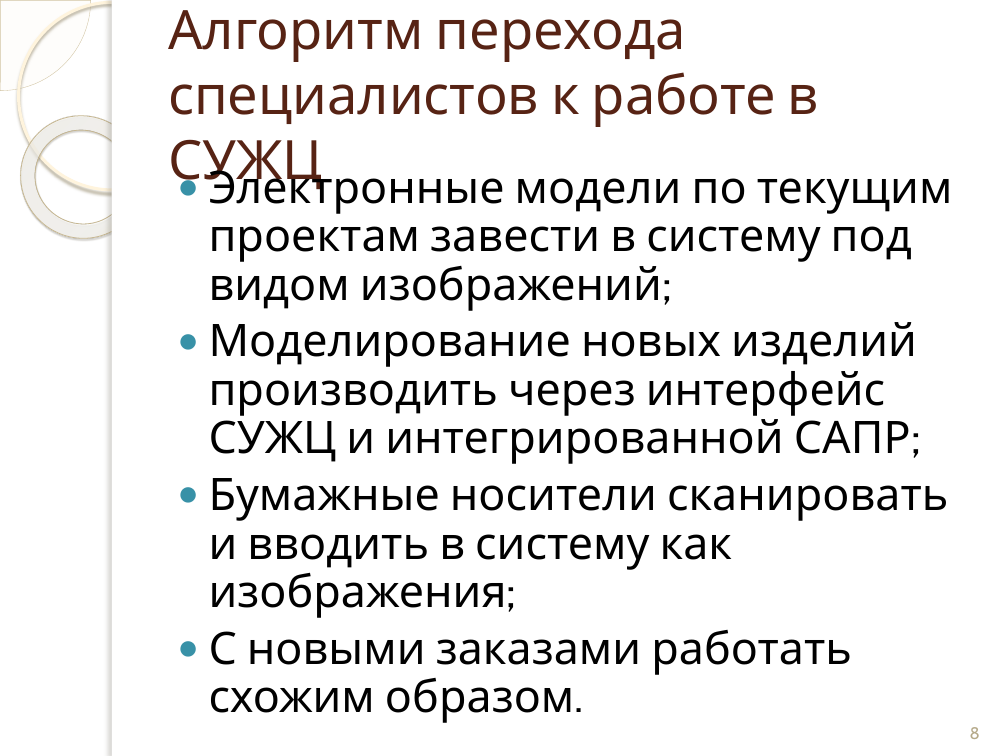
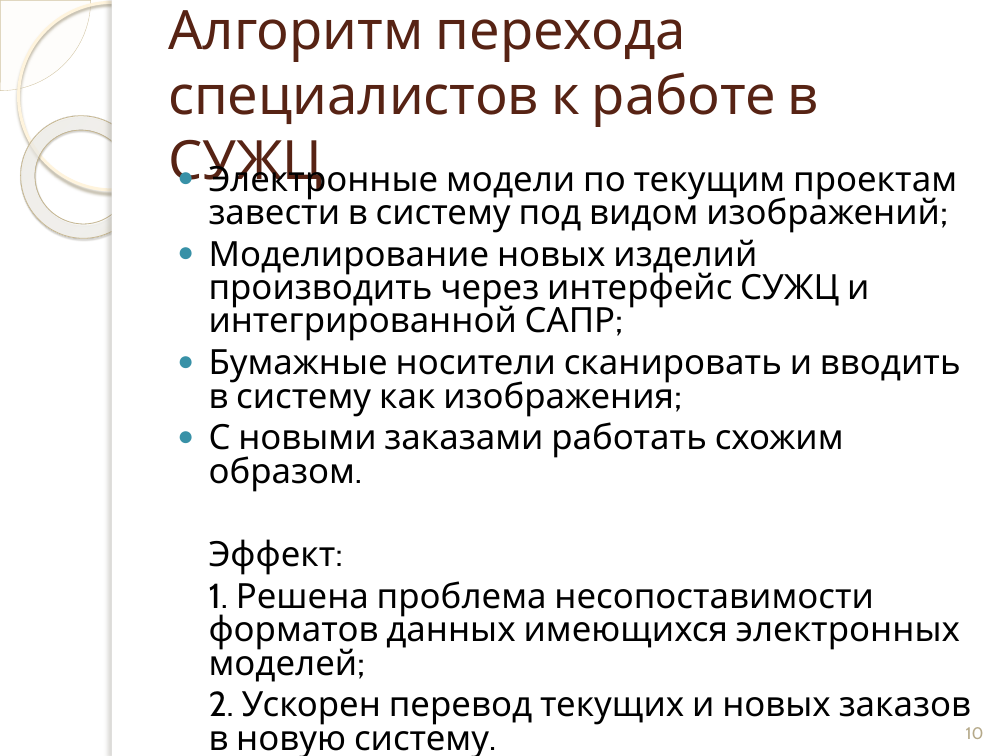
Before and after one commit to andreytemn/university, a slide deck: slide 10 of diplom/Темников презентация к диплому.pptx (slide 8 before the commit). Drawn at 1008x756 pixels with LibreOffice and Linux fonts; fonts in the diff are those of the drawing; background and template pictures are left out. Boxes give left, top, right and bottom in pixels: in the first picture for what was removed or moved away, otherwise in the second. Text is boxed around its words. In the diff, an @@ line names an element or a change of style, - is before the commit and + after.

```diff
--- a/diplom/Темников презентация к диплому.pptx
+++ b/diplom/Темников презентация к диплому.pptx
@@ text at [209,158,961,492]: size 32 to 24.8 pt in "Электронные модели по текущим проектам завести в ...", "Моделирование новых изделий производить через интерфейс СУЖЦ ...", "Бумажные носители сканировать и вводить в систему ...", "С новыми заказами работать схожим образом."; line spacing 0.9 to 0.8 @@
@@ text at [209,539,971,756]: paragraphs added @@
+Эффект:
+1. Решена проблема несопоставимости форматов данных имеющихся электронных моделей;
+2. Ускорен перевод текущих и новых заказов в новую систему.
@@ page number at [966,727,984,739]: text changed @@
-8
+10
```
Also in this commit, not shown: 7 other slides changed, 3 slides added, 3 other files.
